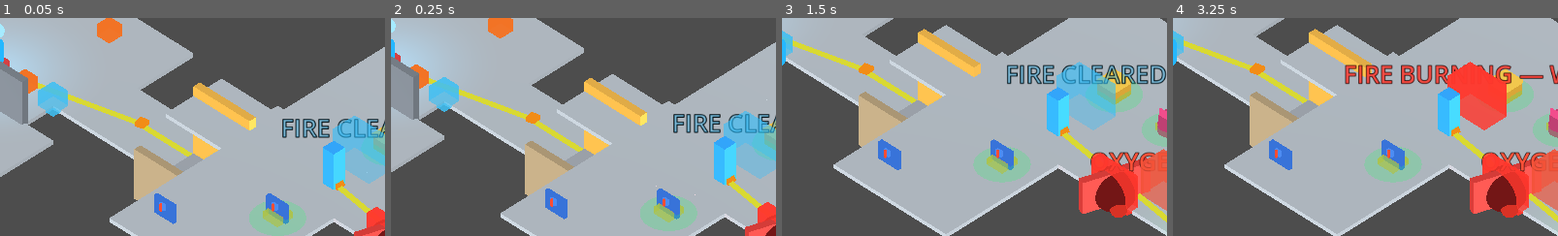
Above: before the commit, frames 1-4 (left to right).
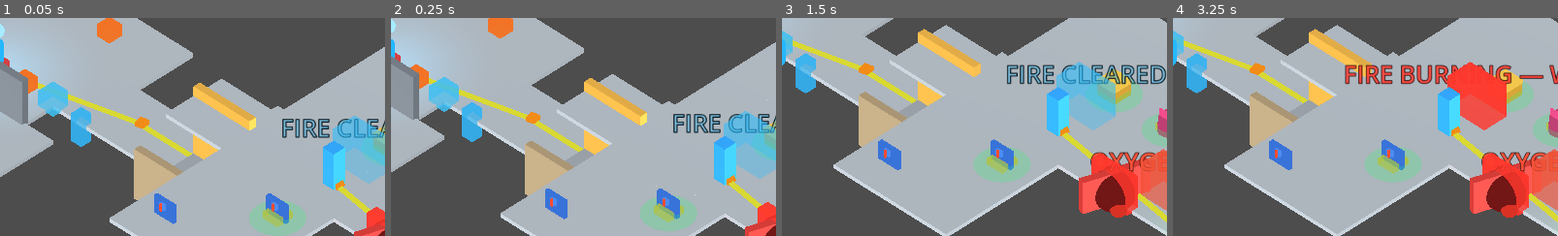
Above: after the commit, the same moments.

Repository: 9thLevelSoftware/the-synaptic-sea
Game: Godot game, scene res://scenes/main.tscn
Same seed, same stepped clock (60 frames per second), same inputs: the game is played once before the commit and once after it.
Inputs (mouse positions are % of the whole screen's width and height, from its top left):
- Up to frame 1 (0.05 s): no input
- Up to frame 2 (0.25 s): no input
- Up to frame 3 (1.5 s): tap Enter (ui_accept) at 0.5, 0.77 s; move the mouse to (72, 45) at 0.52 s; hold D (move_right) 0.53-1.28 s; hold E (interact) 0.53-1.28 s; click (72, 45) at 0.67 s; move the mouse to (30, 55) at 1.27 s; hold S (move_back) from 1.28 s (still down); tap Tab (toggle_scanner) at 1.35 s
- Up to frame 4 (3.25 s): tap Enter (ui_accept) at 1.52, 2, 2.75, 3.02 s; move the mouse to (60, 28) at 2.02 s; release S (move_back) at 2.03 s; hold D (move_right) 2.03-2.78 s; tap Space at 2.1 s; move the mouse to (45, 70) at 2.77 s; hold W (move_forward) from 2.78 s (still down); tap Keypad Enter at 2.85 s; click (45, 70) at 2.92 s
The pictures show only the part of the screen within x 50-100%, y 39-89%; the shares and areas given below are measured in that part.

The runs differ from the first frame. In frame 1, 0.8% of the frame differs, in the area x 18-24%, y 40-60%; in frame 2, 0.8%; in frame 3, 0.8%, in the area x 3-9%, y 16-35%; in frame 4, 0.8%.

Commit message:
fix(docking): spawn lifeboat bridge terminal via built_layout-derived center
_command_room_local_center read the loader scene_root, but the lifeboat's
scene_root is a plain Node3D without get_room_center, so the lifeboat got no
terminal (pilot-switch-back impossible). Derive the bridge center from
inst.built_layout via new DockPorts.bridge_center, uniform across ship types.

Co-Authored-By: Claude Opus 4.8 <noreply@anthropic.com>

Diff:
--- a/scripts/procgen/playable_generated_ship.gd
+++ b/scripts/procgen/playable_generated_ship.gd
@@ -1295,26 +1295,15 @@
 	# Boarding the derelict is now possible; occupancy flips as the player crosses.
 	recompute_occupancy()
 
-## Local-space center of `loader`'s bridge room (role == "bridge"), or Vector3.INF
-## if the ship has NO bridge room. Claimability requires a real bridge: a ship
-## without one is not pilotable (just a loot/explore space), so there is deliberately
-## NO entry-room fallback here. Positions are ship-local (the terminal is parented
-## under the ship's scene_root).
-func _command_room_local_center(loader) -> Vector3:
-	if loader == null or not loader.has_method("get_layout_copy") or not loader.has_method("get_room_center"):
+## Ship-local center of `inst`'s bridge room (role == "bridge"), or Vector3.INF if the
+## ship has NO bridge room. Derived from inst.built_layout via DockPorts so it works
+## uniformly for the lifeboat (plain Node3D scene_root), procgen derelicts, and golden
+## ships. Claimability requires a real bridge: a ship without one is not pilotable
+## (just a loot/explore space) — deliberately NO entry-room fallback.
+func _command_room_local_center(inst) -> Vector3:
+	if inst == null or typeof(inst.built_layout) != TYPE_DICTIONARY or (inst.built_layout as Dictionary).is_empty():
 		return Vector3.INF
-	var layout: Dictionary = loader.get_layout_copy()
-	var rooms_v: Variant = layout.get("rooms", [])
-	if typeof(rooms_v) != TYPE_ARRAY:
-		return Vector3.INF
-	for room_v in (rooms_v as Array):
-		if typeof(room_v) != TYPE_DICTIONARY:
-			continue
-		if str((room_v as Dictionary).get("room_role", "")) == "bridge":
-			var c: Vector3 = loader.get_room_center(str((room_v as Dictionary).get("id", "")))
-			if c != Vector3.INF:
-				return c
-	return Vector3.INF
+	return DockPortsScript.bridge_center(inst.built_layout)
 
 ## Spawns the bridge terminal for a pilotable ship at its bridge room (ship-local),
 ## parented under the ship's scene_root so it inherits the ship transform and is
@@ -1323,7 +1312,7 @@
 func _spawn_bridge_terminal(inst) -> void:
 	if inst == null or inst == home_ship or not is_instance_valid(inst.scene_root):
 		return
-	var local_center: Vector3 = _command_room_local_center(inst.scene_root)
+	var local_center: Vector3 = _command_room_local_center(inst)
 	if local_center == Vector3.INF:
 		return   # no bridge room -> not claimable
 	var terminal = BridgeTerminalScript.new()
@@ -1997,7 +1986,6 @@
 	lifeboat_ship = ShipInstanceScript.create("lifeboat", "", null, ship_systems_manager, lb_root)
 	lifeboat_ship.built_layout = LifeBoatBuilderScript.build_layout()
 	lifeboat_ship.get_access().claim(PLAYER_LOCAL_ID)
-	_spawn_bridge_terminal(lifeboat_ship)
 
 	# Add to the scene tree FIRST so host/mobile global_transforms resolve, then
 	# port-align the lifeboat to the home airlock via DockingManager (the lifeboat now
@@ -2010,6 +1998,10 @@
 	# Phase 5b Task 6: spawn the boot home barrier so boarding home at the canonical
 	# opening is consistent with boarding a travel target (both require seam interaction).
 	_spawn_dock_barrier(home_ship)
+	# 5c: the lifeboat's bridge terminal is spawned AFTER _spawn_dock_barrier(home_ship)
+	# because that call clears bridge_terminals (it shares the dock-transition teardown).
+	# Spawned post-add_child so the terminal is in-tree for the login range gate.
+	_spawn_bridge_terminal(lifeboat_ship)
 
 ## Port-aligns piloted_ship's airlock to host's dock port and writes the dock
 ## relationship. host.scene_root must be in-tree. Returns the dock() result dict.
--- a/scripts/systems/dock_ports.gd
+++ b/scripts/systems/dock_ports.gd
@@ -36,6 +36,10 @@
 		"size_class": AIRLOCK_SIZE_CLASS,
 		"condition": condition_from_seed(seed_value, condition_class),
 	}
+
+## Ship-local floor center of the `bridge` room, or Vector3.INF if none.
+static func bridge_center(layout: Dictionary) -> Vector3:
+	return _room_floor_center(layout, "bridge", "bridge")
 
 ## True iff both ports are non-empty, the same type, and the same size class.
 ## Missing size_class on either port fails closed (no asymmetric sentinels).
--- a/scripts/validation/bridge_terminal_login_smoke.gd
+++ b/scripts/validation/bridge_terminal_login_smoke.gd
@@ -28,5 +28,13 @@
 	assert(ship.login_at_terminal_for_validation(offline_id) == true, "working vessel login succeeds")
 	assert(ship.piloted_ship_id_for_validation() == offline_id, "piloted flips to the claimed ship")
 
+	# The lifeboat ALSO has a working bridge terminal (it has a cockpit/bridge room):
+	# logging in there takes command back. Proves the lifeboat terminal actually spawned.
+	# (The lifeboat boots with propulsion offline — opening damage — so make it a working
+	# vessel first, the same gate the offline derelict had to clear.)
+	ship.make_ship_working_for_validation(String(lifeboat.ship_id))
+	assert(ship.login_at_terminal_for_validation(String(lifeboat.ship_id)) == true, "lifeboat terminal login succeeds")
+	assert(ship.piloted_ship_id_for_validation() == String(lifeboat.ship_id), "piloted switched back to lifeboat")
+
 	print("BRIDGE TERMINAL LOGIN SMOKE PASS piloted=%s" % ship.piloted_ship_id_for_validation())
 	quit()
